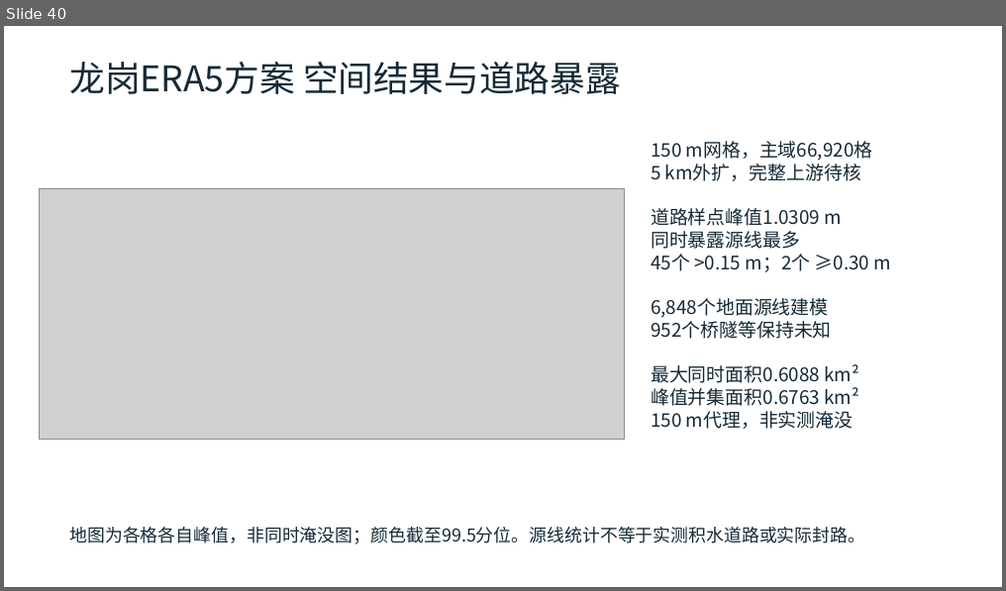
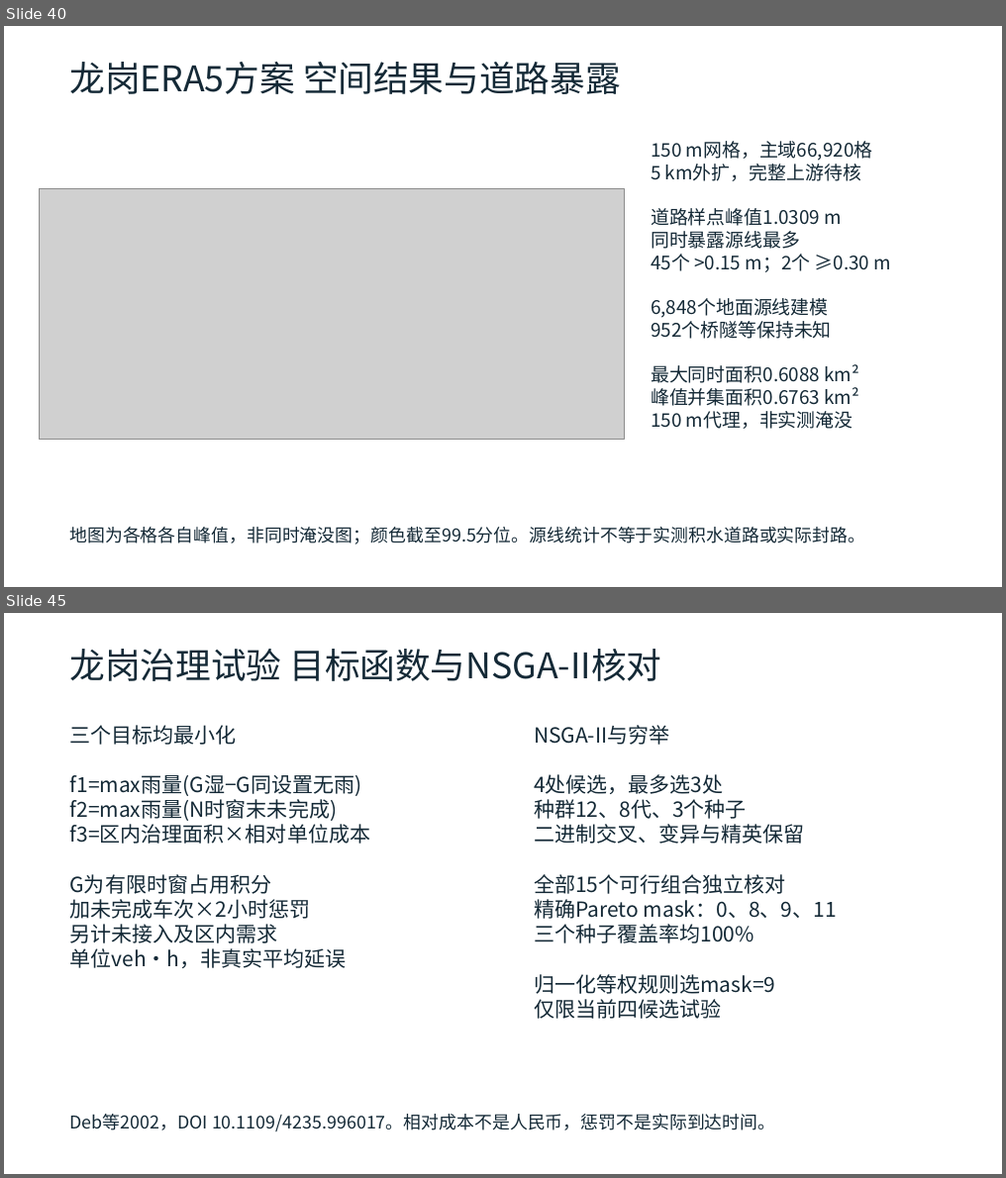
Before and after one commit to zhzhzh666/jiaotong, a slide deck: docs/deliverables/开题与阶段进展汇报.pptx. Shown one above the other, each under a label of ours: slide 40 before the commit, slides 40 and 45 after it; the slides between them are not shown. The pictures are 1006x591 and 1006x1178 pixels, drawn with LibreOffice and Linux fonts; fonts in the diff are those of the drawing; grey boxes stand for pictures. Boxes give left, top, right and bottom in pixels: in the first picture for what was removed or moved away, otherwise in the second. Text is boxed around its words. In the diff, an @@ line names an element or a change of style, - is before the commit and + after.

```diff
--- a/docs/deliverables/开题与阶段进展汇报.pptx
+++ b/docs/deliverables/开题与阶段进展汇报.pptx
@@ slide 45 added at (4, 613, 1002, 1174), background #FFFFFF @@
@@ text added at (69, 649, 661, 681), 34 pt, text #142936 @@
+龙岗治理试验 目标函数与NSGA-II核对
@@ text added at (69, 725, 370, 968), 20 pt, text #142936 @@
+三个目标均最小化
+f1=max雨量(G湿−G同设置无雨)
+f2=max雨量(N时窗末未完成)
+f3=区内治理面积×相对单位成本
+G为有限时窗占用积分
+加未完成车次×2小时惩罚
+另计未接入及区内需求
+单位veh·h，非真实平均延误
@@ text added at (534, 725, 837, 1019), 20 pt, text #142936 @@
+NSGA-II与穷举
+4处候选，最多选3处
+种群12、8代、3个种子
+二进制交叉、变异与精英保留
+全部15个可行组合独立核对
+精确Pareto mask：0、8、9、11
+三个种子覆盖率均100%
+归一化等权规则选mask=9
+仅限当前四候选试验
@@ text added at (69, 1114, 775, 1132), 17 pt, text #142936 @@
+Deb等2002，DOI 10.1109/4235.996017。相对成本不是人民币，惩罚不是实际到达时间。
```
Also in this commit, not shown: 9 slides changed, 6 other slides added, 18 other files.
